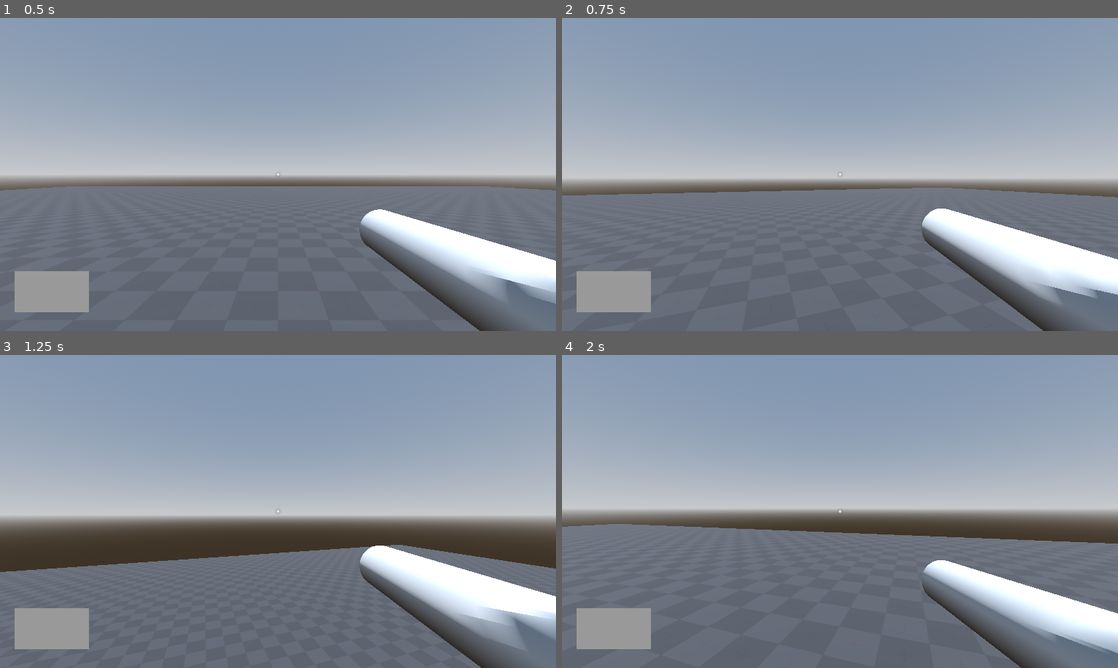
Above: before the commit, frames 1-4 (two rows, left to right).
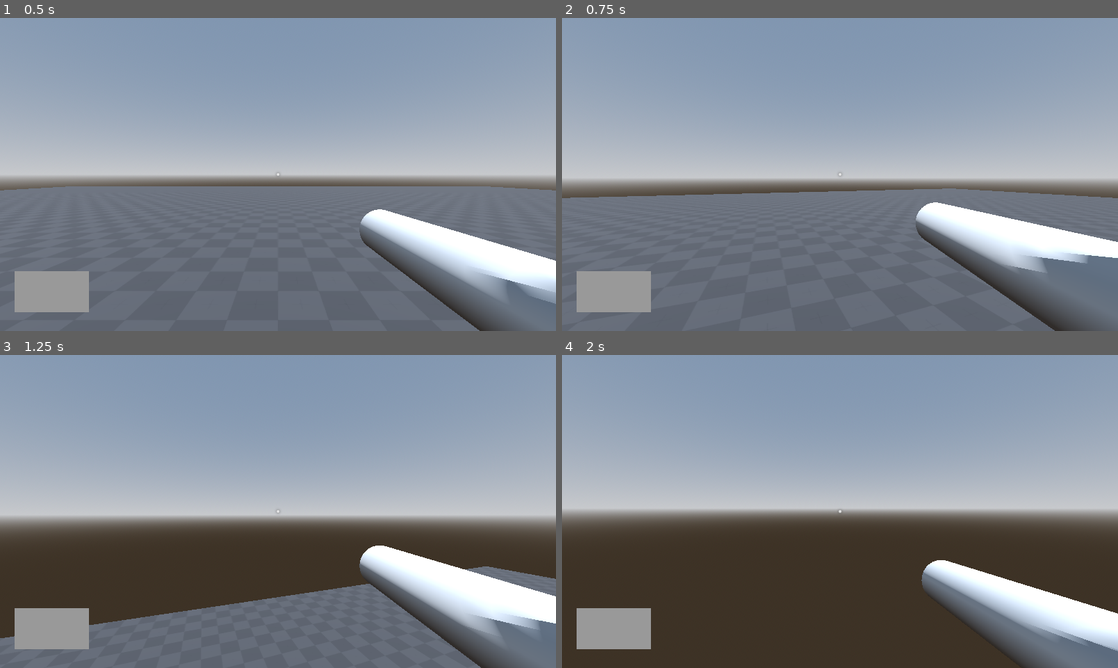
Above: after the commit, the same moments.

Repository: piksalchaos/spadooshka
Game: Godot game, scene res://scenes/test_world.tscn
The game is run twice, just before and just after one commit, with the same random seed, the same clock (stepped at 60 frames per second) and the same inputs.
Inputs (mouse positions are in pixels of both pictures, inside the frame that each line leads up to):
- Up to frame 1 (0.5 s): no input
- Up to frame 2 (0.75 s): move the mouse to (867, 174) at 0.52 s; hold W (forward) from 0.53 s (still down); hold Shift (dash) from 0.53 s (still down)
- Up to frame 3 (1.25 s): keep holding W (forward); keep holding Shift (dash); tap Space (jump) at 0.77 s
- Up to frame 4 (2 s): keep holding W (forward); move the mouse to (812, 511) at 1.27 s; release Shift (dash) at 1.28 s; tap Shift (dash) at 1.35 s; tap Space (jump) at 1.52 s

Frame 1 is identical in both runs. In frame 2, 6.1% of the frame differs, in the area x 0-100%, y 54-100%; in frame 3, 12%; in frame 4, 34%.

Commit message:
dash....

Diff:
--- a/project.godot
+++ b/project.godot
@@ -84,6 +84,11 @@
 "events": [Object(InputEventMouseButton,"resource_local_to_scene":false,"resource_name":"","device":-1,"window_id":0,"a …(259 unchanged characters)…
 ]
 }
+test={
+"deadzone": 0.5,
+"events": [Object(InputEventKey,"resource_local_to_scene":false,"resource_name":"","device":-1,"window_id":0,"alt_pressed":false,"shift_pressed":false,"ctrl_pressed":false,"meta_pressed":false,"pressed":false,"keycode":0,"physical_keycode":84,"key_label":0,"unicode":116,"location":0,"echo":false,"script":null)
+]
+}
 
 [rendering]
 
--- a/scenes/player.gd
+++ b/scenes/player.gd
@@ -4,17 +4,24 @@
 @onready var animation_player: AnimationPlayer = $AnimationPlayer
 @onready var interact_cast: RayCast3D = $Camera/InteractCast
 @onready var speed_boost_timer: Timer = $SpeedBoostTimer
+@onready var dash_timer: Timer = $DashTimer
+@onready var dash_cooldown_timer: Timer = $DashCooldownTimer
+
 
 var items: Array[Item] = []
 var selected_item_slot = 0
 var is_speed_boosted: bool = false
+var can_dash: bool = true
+var is_dashing: bool = false
+var dash_direction: Vector3
 
 const MAX_ITEM_COUNT: int = 3
 const DEFAULT_SPEED: float = 10.0
 const BOOSTED_SPEED: float = 16.0
-const DASH_SPEED: float = 50.0
+const DASH_SPEED: float = 25.0
 const DEFAULT_JUMP_VELOCITY: float = 7.0
 const BOOSTED_JUMP_VELOCITY: float = 12.0
+
 
 func _ready():
 	Input.mouse_mode = Input.MOUSE_MODE_CAPTURED
@@ -44,7 +51,7 @@
 			selected_item_slot = (selected_item_slot + items.size()-1) % items.size()
 
 func _physics_process(delta: float) -> void:
-	print(selected_item_slot)
+	#print(selected_item_slot)
 	if interact_cast.is_colliding():
 		#change this block of code later so it works well with all kinds of interactables
 		var target = interact_cast.get_collider()
@@ -58,12 +65,14 @@
 	var input_dir := Input.get_vector("left", "right", "forward", "backward")
 	var direction := (transform.basis * Vector3(input_dir.x, 0, input_dir.y)).normalized()
 	var speed = BOOSTED_SPEED if is_speed_boosted else DEFAULT_SPEED
-	if direction:
-		velocity.x = direction.x * speed
-		velocity.z = direction.z * speed
-	else:
-		velocity.x = move_toward(velocity.x, 0, speed)
-		velocity.z = move_toward(velocity.z, 0, speed)
+
+	if not is_dashing:
+		if direction:
+			velocity.x = direction.x * speed
+			velocity.z = direction.z * speed
+		else:
+			velocity.x = move_toward(velocity.x, 0, speed)
+			velocity.z = move_toward(velocity.z, 0, speed)
 
 	if animation_player.current_animation == "shoot":
 		pass
@@ -71,6 +80,20 @@
 		animation_player.play("move")
 	else:
 		animation_player.play("idle")
+
+	# press dash
+	if Input.is_action_just_pressed("dash"):
+		if can_dash:
+			is_dashing = true
+			dash_direction = camera.global_transform.basis.z * -1
+
+			velocity = DASH_SPEED * dash_direction
+
+			dash_timer.start()
+
+		can_dash = false
+
+
 
 	move_and_slide()
 
@@ -84,3 +107,11 @@
 
 func _on_speed_boost_timer_timeout() -> void:
 	is_speed_boosted = false
+
+func _on_dash_timer_timeout() -> void:
+	is_dashing = false
+	if dash_cooldown_timer.is_stopped() and not can_dash:
+		dash_cooldown_timer.start()
+
+func _on_dash_cooldown_timer_timeout() -> void:
+	can_dash = true
--- a/scenes/player.tscn
+++ b/scenes/player.tscn
@@ -153,4 +153,12 @@
 [node name="SpeedBoostTimer" type="Timer" parent="."]
 wait_time = 15.0
 
+[node name="DashTimer" type="Timer" parent="."]
+one_shot = true
+
+[node name="DashCooldownTimer" type="Timer" parent="."]
+one_shot = true
+
 [connection signal="timeout" from="SpeedBoostTimer" to="." method="_on_speed_boost_timer_timeout"]
+[connection signal="timeout" from="DashTimer" to="." method="_on_dash_timer_timeout"]
+[connection signal="timeout" from="DashCooldownTimer" to="." method="_on_dash_cooldown_timer_timeout"]
